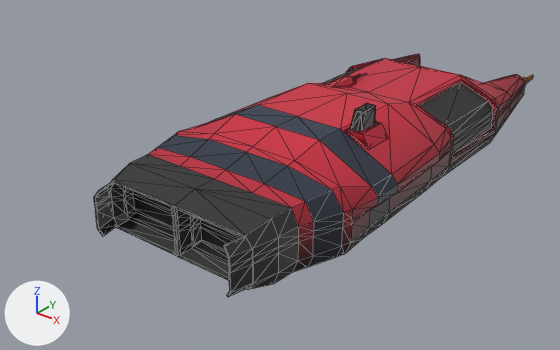
One commit to the glTF model game/bin/data/core/models/player/carrier.glb: the scene before it, then after it.
Rendered twice from a 50 mm camera at (67.3, -100.3, 52.9) aimed at (-5.3, -9.6, -3.4). Arrows for +X, +Y and +Z are at lower left; the lights stay in place. The older version comes first. Mesh edges are drawn as thin lines. Objects named as collision shapes, trigger or cutter boxes, shadow casters or lower levels of detail are left out. Where no turn or scale is listed for an object, it has been applied to the vertices. Vertices at exactly the same position are counted once.

The first picture shows 'Hull'.
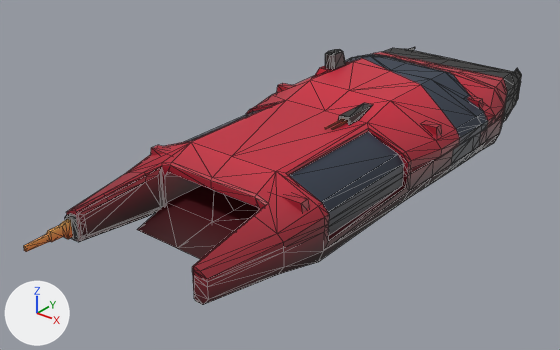
The edits, one by one:
me_hullmesh is used by ob_hull; location (0.0, 0.0, 0.0).
me_hullmesh had 659 vertices, 1304 faces and spanned x -17.7..18.5, y -42.0..52.8, z -3.8..12.0.
me_hullmesh now has 738 vertices, 1462 faces and spans x -17.7..18.5, y -42.0..57.0, z -3.8..12.0.
me_hullmesh part 1: 230 vertices moved from x -15.7..16.6, y 19.8..52.8, z -3.8..7.6 to x -15.7..16.6, y 24.0..57.0, z -3.8..7.6.
me_hullmesh part 2: 79 vertices added at x -17.7..18.3, y -28.4..-5.0, z -3.8..9.3.
me_hullmesh part 3: 174 kept faces spanning x -16.4..18.5, y -28.8..48.8, z -3.8..9.3 get new texture (UV) coordinates.
Mesh me_cube_011 is new.
It has 8 vertices, 12 faces and spans x -5.22..1.0, y -1.0..1.0, z -1.0..1.0.
It uses material mat_ship (picture img_pallete).
Mesh me_cube_010 is new.
It has 8 vertices, 12 faces and spans x -2.09..1.0, y -1.0..1.0, z -1.0..1.0.
It uses material mat_ship (picture img_pallete).
Mesh me_cube_006 is new.
It has 8 vertices, 12 faces and spans x -1.0..5.05, y -1.0..1.0, z -1.0..1.0.
It uses material mat_ship (picture img_pallete).
Mesh me_cube_001 is new.
It has 8 vertices, 12 faces and spans x -1.0..2.09, y -1.0..1.0, z -1.0..1.0.
It uses material mat_ship (picture img_pallete).
Object 'Hull' (ob_hull) moves from (0.0, 0.0, 0.0) to (0.3, 3.1, 0.0).
Object 'Hull' (ob_hull) turns from (0, 0, 0) to (0, 0, -180) degrees about x, y and z.
Object 'Cube.010' (ob_cube_010) is new; it shows me_cube_011.
Its location is (13.4, -28.6, 4.9).
Object 'Cube.009' (ob_cube_009) is new; it shows me_cube_010.
Its location is (15.2, 19.1, 5.4).
Object 'Cube.006' (ob_cube_006) is new; it shows a copy of me_cube_010.
Its location is (15.2, 4.1, 5.4).
Object 'Cube.005' (ob_cube_005) is new; it shows me_cube_006.
Its location is (-13.4, -28.6, 4.9).
Object 'Cube' (ob_cube) is new; it shows me_cube_001.
Its location is (-15.5, 4.1, 5.4).

What differs and where, as boxes (x1, y1, x2, y2) in the pictures (560 x 350 px; the box of a moved part takes in the faces that stretch with it):
'Hull', reshaped, moved, turned: before (94, 54, 534, 297); after (24, 47, 522, 305)
'Cube.010', added: after (281, 194, 309, 213)
'Cube.006', added: after (422, 121, 442, 136)
'Cube.005', added (mostly hidden): after (151, 145, 169, 155)
'Cube.009', added: after (467, 96, 483, 108)
'Cube', added: after (277, 83, 294, 92)
part 1 of me_hullmesh, moved or reshaped: before (330, 54, 534, 176); after (24, 100, 409, 305)
part 2 of me_hullmesh, added: after (345, 53, 495, 187)
part 3 of me_hullmesh, surface changed: before (157, 56, 493, 257); after (79, 55, 506, 238)
